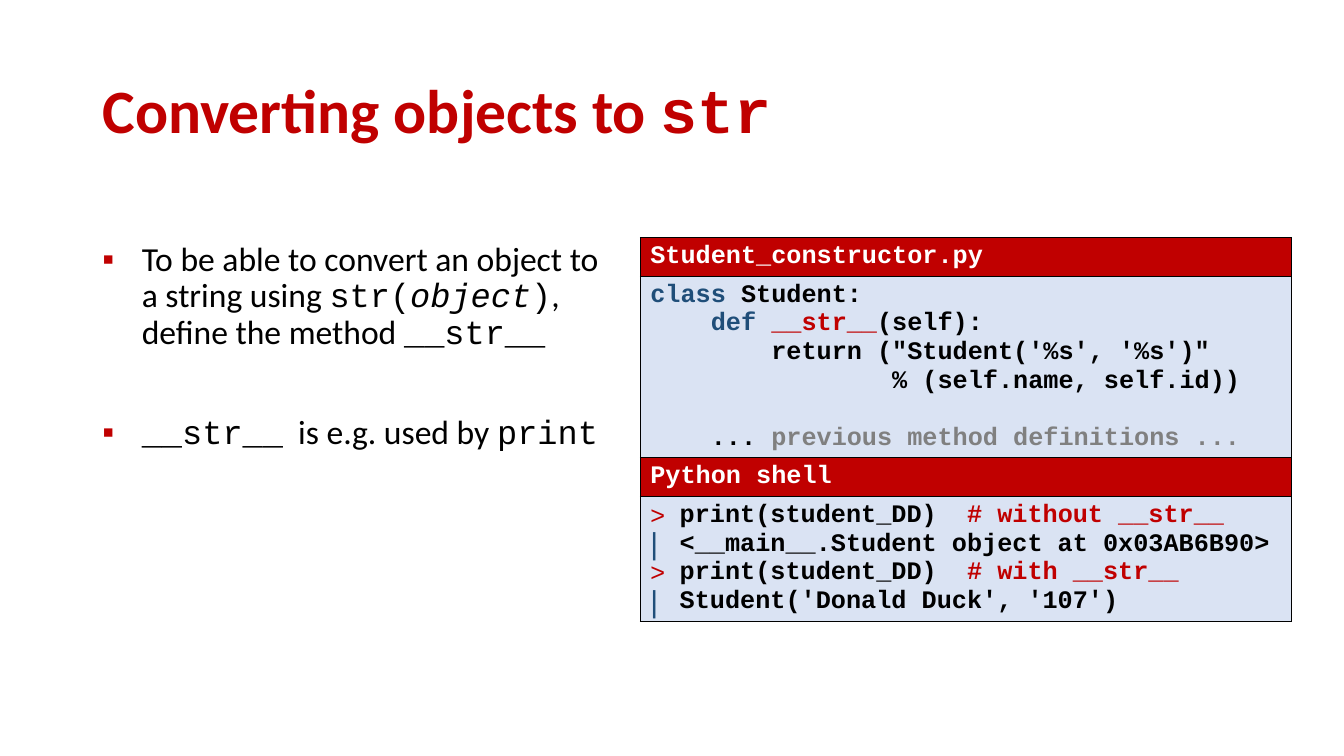
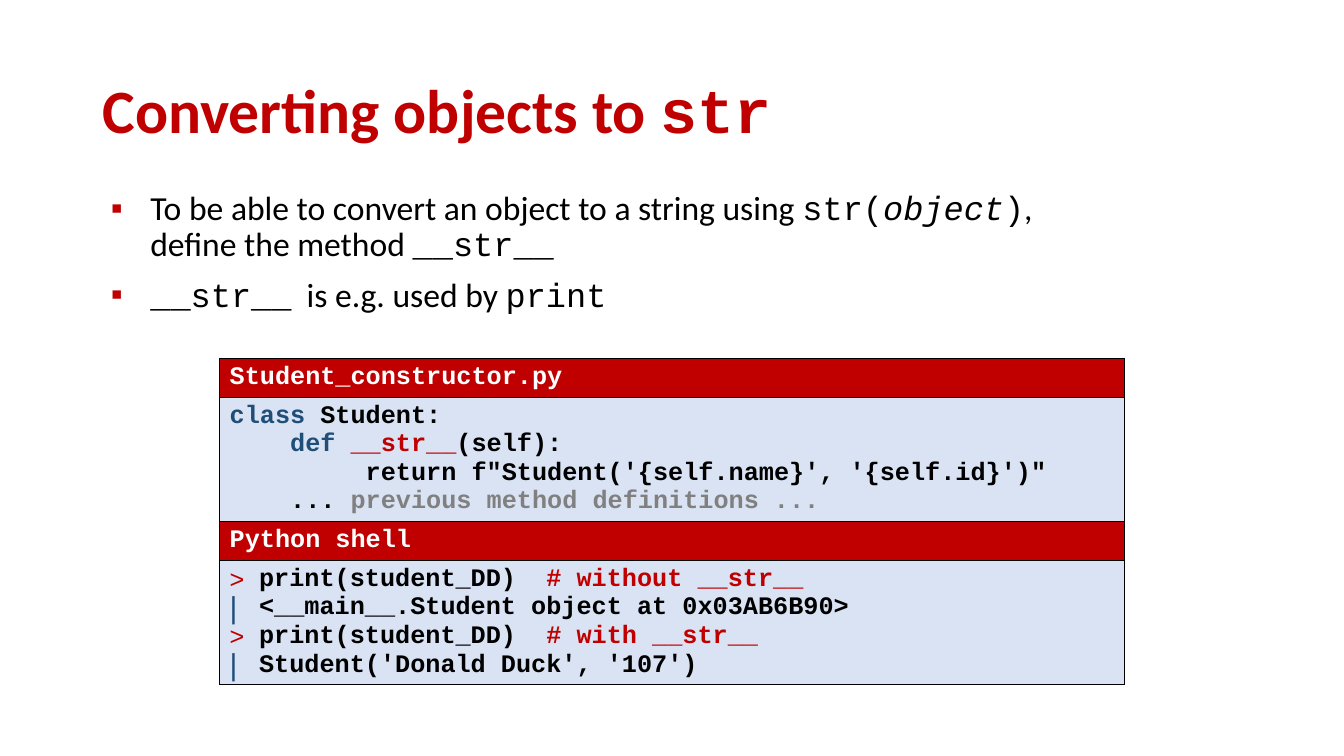
Before and after one commit to gsbrodal/gsbrodal.github.io, a slide deck: slide 15 of ipsa/slides/classes.pptx. Drawn at 1344x756 pixels with LibreOffice and Linux fonts; fonts in the diff are those of the drawing. Boxes give left, top, right and bottom in pixels: in the first picture for what was removed or moved away, otherwise in the second. Text is boxed around its words. In the diff, an @@ line names an element or a change of style, - is before the commit and + after.

Commit message:
exercises.html all-slides.pdf classes.pdf classes.pptx code.zip lambda.pdf lambda.pptx recursion_iteration.pdf recursion_iteration.pptx

```diff
--- a/ipsa/slides/classes.pptx
+++ b/ipsa/slides/classes.pptx
@@ text "To be able to convert ..." rewrapped from [142, 247, 599, 451] to [150, 195, 1032, 314] @@
@@ table at [220, 359, 1125, 702] @@
@@ row 2, column 1: "class Student: / def __str__(self): / return ("Student('%s', '%s')" / % (self.name, self.id)) / ... previous method definitions ..." to "class Student: / def __str__(self): / return f"Student('{self.name}', '{self.id}')" / ... previous method definitions ..." @@
@@ table: place and size @@
-table at [640, 238, 1292, 641]
+table at [220, 359, 1125, 702]
```
Also in this commit, not shown: 1 other slide changed, 8 other files.
